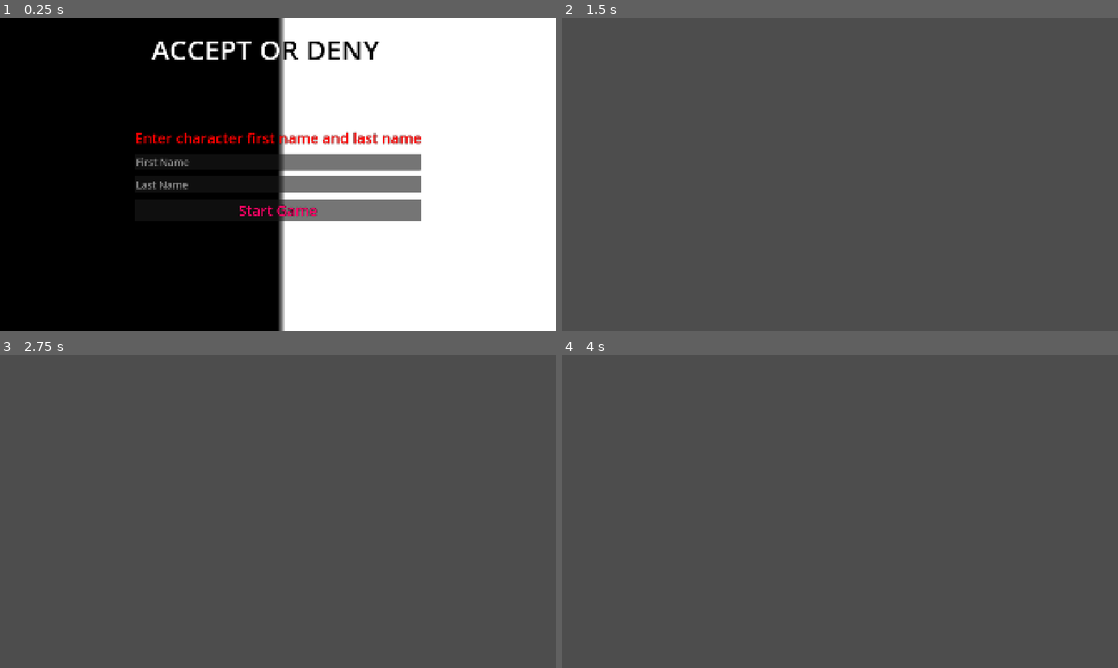
Above: before the commit, frames 1-4 (two rows, left to right).
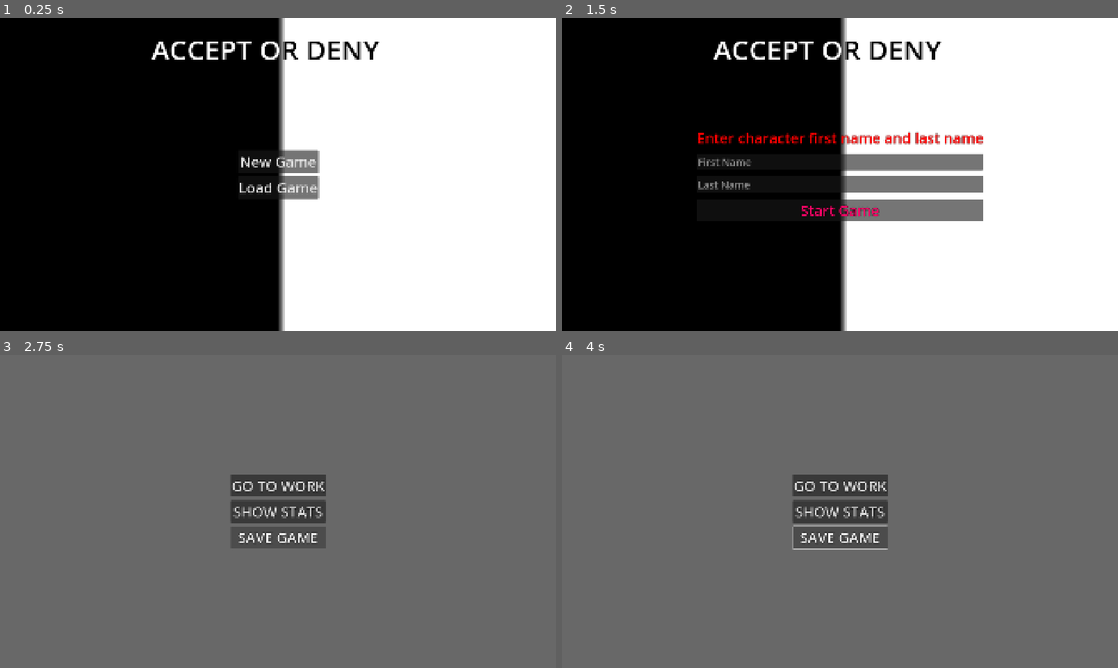
Above: after the commit, the same moments.

Repository: HiImTonyy/acceptordeny
Game: Godot game, scene res://scenes/main_menu.tscn
Two runs of this game, one before a commit and one after it. Both use one fixed random seed, a clock stepped at 60 frames per second and the inputs below.
Inputs (mouse positions are in pixels of both pictures, inside the frame that each line leads up to):
- Up to frame 1 (0.25 s): no input
- Up to frame 2 (1.5 s): click (840, 208) at 0.5 s, where only the run before the commit has a clickable "Start Game"; click (840, 161) at 1.25 s, where only the run after the commit has a clickable "New Game"
- Up to frame 3 (2.75 s): click (278, 545) at 2 s, where only the run after the commit has a clickable "Start Game"
- Up to frame 4 (4 s): click (840, 511) at 2.75 s, where only the run after the commit has a clickable "SHOW STATS"; click (840, 536) at 3.5 s, where only the run after the commit has a clickable "SAVE GAME"

The runs differ from the first frame. In frame 1, 6.1% of the frame differs, in the area x 24-76%, y 36-65%; in frame 2, 99%, in the area x 0-100%, y 0-100%; in frame 3, 97%; in frame 4, 97%.

Commit message:
Added player variables.

Diff:
--- a/scenes/home.tscn
+++ b/scenes/home.tscn
@@ -4,3 +4,48 @@
 
 [node name="Main" type="Node2D"]
 script = ExtResource("1_u4wd2")
+
+[node name="HomeUI" type="CanvasLayer" parent="."]
+
+[node name="Background" type="ColorRect" parent="HomeUI"]
+anchors_preset = 15
+anchor_right = 1.0
+anchor_bottom = 1.0
+grow_horizontal = 2
+grow_vertical = 2
+color = Color(0.40832946, 0.40832946, 0.40832946, 1)
+
+[node name="ContainerMainButtons" type="VBoxContainer" parent="HomeUI"]
+anchors_preset = 8
+anchor_left = 0.5
+anchor_top = 0.5
+anchor_right = 0.5
+anchor_bottom = 0.5
+offset_left = -55.5
+offset_top = -20.0
+offset_right = 55.5
+offset_bottom = 20.0
+grow_horizontal = 2
+grow_vertical = 2
+theme_override_constants/separation = 12
+
+[node name="ButtonGoToWork" type="Button" parent="HomeUI/ContainerMainButtons"]
+layout_mode = 2
+theme_override_colors/font_outline_color = Color(0, 0, 0, 1)
+theme_override_constants/outline_size = 5
+theme_override_font_sizes/font_size = 50
+text = "GO TO WORK"
+
+[node name="ButtonPlayerStats" type="Button" parent="HomeUI/ContainerMainButtons"]
+layout_mode = 2
+theme_override_colors/font_outline_color = Color(0, 0, 0, 1)
+theme_override_constants/outline_size = 5
+theme_override_font_sizes/font_size = 50
+text = "SHOW STATS"
+
+[node name="ButtonSaveGame" type="Button" parent="HomeUI/ContainerMainButtons"]
+layout_mode = 2
+theme_override_colors/font_outline_color = Color(0, 0, 0, 1)
+theme_override_constants/outline_size = 5
+theme_override_font_sizes/font_size = 50
+text = "SAVE GAME"
--- a/scenes/main_menu.tscn
+++ b/scenes/main_menu.tscn
@@ -32,7 +32,6 @@
 texture = SubResource("GradientTexture2D_l6cm7")
 
 [node name="VBoxContainer" type="VBoxContainer" parent="MenuUI"]
-visible = false
 anchors_preset = 8
 anchor_left = 0.5
 anchor_top = 0.5
@@ -74,15 +73,16 @@
 horizontal_alignment = 1
 
 [node name="InputContainers" type="VBoxContainer" parent="MenuUI"]
+visible = false
 anchors_preset = 8
 anchor_left = 0.5
 anchor_top = 0.5
 anchor_right = 0.5
 anchor_bottom = 0.5
-offset_left = -158.5
-offset_top = -20.0
-offset_right = 158.5
-offset_bottom = 20.0
+offset_left = -495.0
+offset_top = -161.5
+offset_right = 495.0
+offset_bottom = 161.5
 grow_horizontal = 2
 grow_vertical = 2
 theme_override_constants/separation = 21
--- a/scripts/player.gd
+++ b/scripts/player.gd
@@ -2,3 +2,10 @@
 
 var first_name = "Tony"
 var last_name = "Sepreoni"
+var cash : float = 0.00
+enum rank {noobie, junior, officer, senior_officer, master}
+var daily_wage : float = 50.00
+var went_to_work : bool = false
+enum hunger_level {dying, very_hugry, hungry, alright, great, full, fatso}
+var times_ate_today : int = 0
+var total_food_items : int = 0
